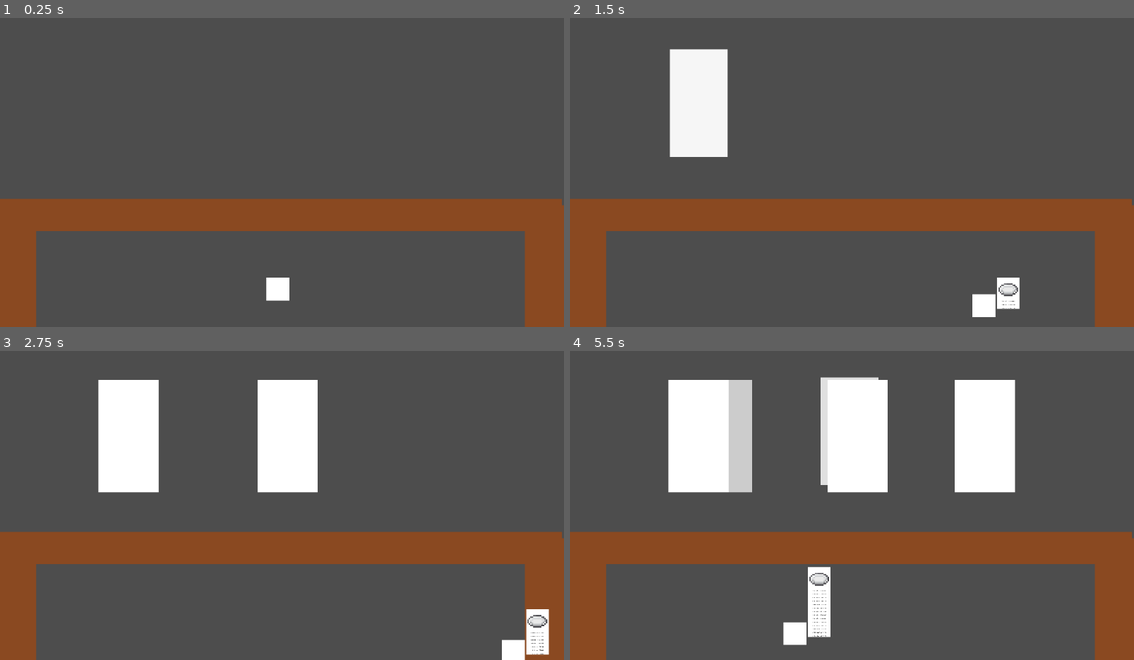
Above: before the commit, frames 1-4 (two rows, left to right).
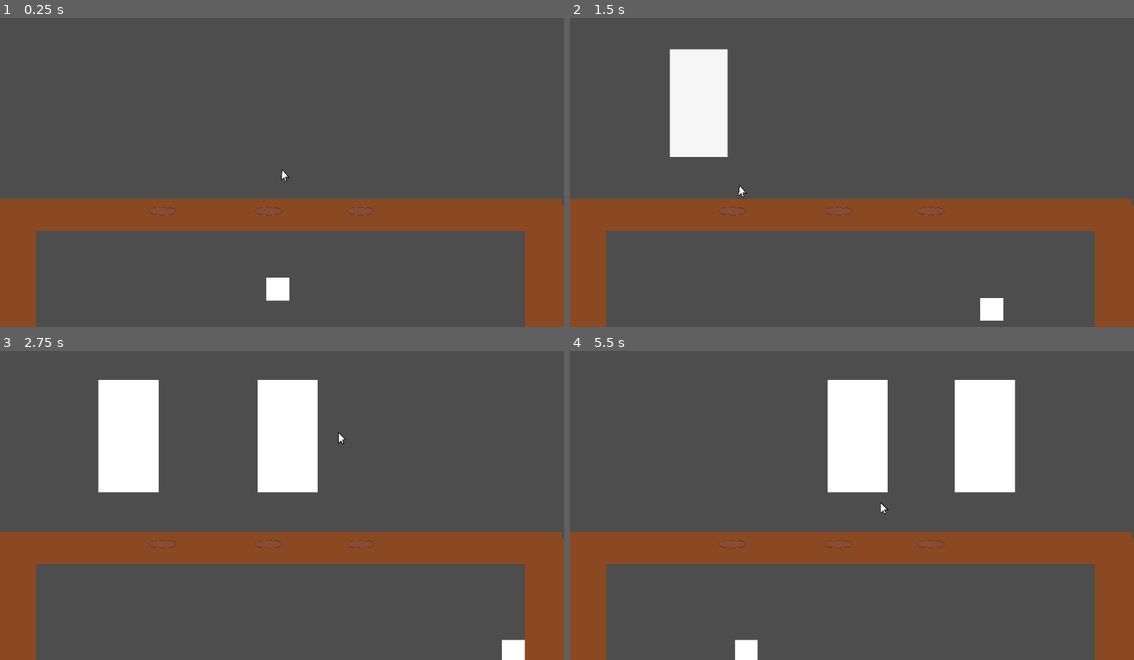
Above: after the commit, the same moments.

Repository: Someoneyeeting/Cookinggame
Game: Godot game, scene res://testscene.tscn
Two runs of this game, one before a commit and one after it. Both use one fixed random seed, a clock stepped at 60 frames per second and the inputs below.
Inputs (mouse positions are in pixels of both pictures, inside the frame that each line leads up to):
- Up to frame 1 (0.25 s): no input
- Up to frame 2 (1.5 s): tap Enter (ui_accept) at 0.5, 0.77, 1.07 s; move the mouse to (976, 153) at 0.52 s; press the mouse at (976, 153) at 0.53 s; hold D (right) 0.53-1.28 s; tap Shift (sprint, bound only after the commit) at 0.8, 1.35 s; move the mouse to (739, 184) at 1.27 s; release the mouse at (739, 184) at 1.28 s; hold S (down) from 1.28 s (still down)
- Up to frame 3 (2.75 s): tap Enter (ui_accept) at 1.52, 1.55, 1.82 s; move the mouse to (338, 431) at 2.02 s; release S (down) at 2.03 s; hold D (right) from 2.03 s (still down); hold Enter (ui_accept) from 2.03 s (still down); click (338, 431) at 2.3 s
- Up to frame 4 (5.5 s): move the mouse to (823, 564) at 2.77 s; release D (right) at 2.78 s; release Enter (ui_accept) at 2.78 s; hold W (up) 2.78-3.53 s; click (823, 564) at 2.85 s; tap Enter (ui_accept) at 3.02, 3.32, 3.77, 3.8, 4.07, 4.52, 4.82 s; tap Shift (sprint, bound only after the commit) at 3.05 s; move the mouse to (1021, 548) at 3.52 s; hold Shift (sprint, bound only after the commit) 3.53-4.28 s; hold A (left) 3.53-5.03 s; move the mouse to (682, 452) at 4.27 s; click (682, 452) at 4.35 s; move the mouse to (880, 502) at 5.02 s; hold S (down) from 5.03 s (still down); hold Shift (sprint, bound only after the commit) from 5.03 s (still down)

The runs differ from the first frame. In frame 1, less than 0.1% of the frame differs, in the area x 26-67%, y 48-64%; in frame 2, 0.7%; in frame 3, 0.7%; in frame 4, 7.5%, in the area x 17-67%, y 8-100%.

Commit message:
some stuff

Diff:
--- a/customer.gd
+++ b/customer.gd
@@ -8,11 +8,14 @@
 	z_index = 1
 
 func out():
-	serving = false
-	$AnimationPlayer.play_backwards(("enter_line"))
+	$outanimation.start()
 
 func enter_line():
 	$AnimationPlayer.play("enter_line")
 
 func _physics_process(delta: float) -> void:
 	$ColorRect.color = lerp($ColorRect.color,Color.WHITE if serving else Color.DARK_GRAY,0.01)
+
+
+func _on_outanimation_timeout() -> void:
+	$ColorRect.visible = not $ColorRect.visible
--- a/customer.tscn
+++ b/customer.tscn
@@ -1,6 +1,33 @@
-[gd_scene load_steps=5 format=3 uid="uid://bdyj043bq4k8a"]
+[gd_scene load_steps=7 format=3 uid="uid://bdyj043bq4k8a"]
 
 [ext_resource type="Script" uid="uid://cywu00c7grb7k" path="res://customer.gd" id="1_7tiyv"]
+
+[sub_resource type="Animation" id="Animation_r8ta2"]
+length = 0.001
+tracks/0/type = "value"
+tracks/0/imported = false
+tracks/0/enabled = true
+tracks/0/path = NodePath("ColorRect:scale")
+tracks/0/interp = 1
+tracks/0/loop_wrap = true
+tracks/0/keys = {
+"times": PackedFloat32Array(0),
+"transitions": PackedFloat32Array(1),
+"update": 0,
+"values": [Vector2(1, 1)]
+}
+tracks/1/type = "value"
+tracks/1/imported = false
+tracks/1/enabled = true
+tracks/1/path = NodePath("ColorRect:modulate")
+tracks/1/interp = 1
+tracks/1/loop_wrap = true
+tracks/1/keys = {
+"times": PackedFloat32Array(0),
+"transitions": PackedFloat32Array(1),
+"update": 0,
+"values": [Color(1, 1, 1, 0)]
+}
 
 [sub_resource type="Animation" id="Animation_7tiyv"]
 resource_name = "enter_line"
@@ -30,38 +57,18 @@
 "values": [Color(1, 1, 1, 0), Color(1, 1, 1, 1)]
 }
 
-[sub_resource type="Animation" id="Animation_r8ta2"]
-length = 0.001
-tracks/0/type = "value"
-tracks/0/imported = false
-tracks/0/enabled = true
-tracks/0/path = NodePath("ColorRect:scale")
-tracks/0/interp = 1
-tracks/0/loop_wrap = true
-tracks/0/keys = {
-"times": PackedFloat32Array(0),
-"transitions": PackedFloat32Array(1),
-"update": 0,
-"values": [Vector2(1, 1)]
-}
-tracks/1/type = "value"
-tracks/1/imported = false
-tracks/1/enabled = true
-tracks/1/path = NodePath("ColorRect:modulate")
-tracks/1/interp = 1
-tracks/1/loop_wrap = true
-tracks/1/keys = {
-"times": PackedFloat32Array(0),
-"transitions": PackedFloat32Array(1),
-"update": 0,
-"values": [Color(1, 1, 1, 0)]
-}
+[sub_resource type="Animation" id="Animation_f7asb"]
+resource_name = "out"
 
 [sub_resource type="AnimationLibrary" id="AnimationLibrary_f7asb"]
 _data = {
 &"RESET": SubResource("Animation_r8ta2"),
-&"enter_line": SubResource("Animation_7tiyv")
+&"enter_line": SubResource("Animation_7tiyv"),
+&"out": SubResource("Animation_f7asb")
 }
+
+[sub_resource type="RectangleShape2D" id="RectangleShape2D_7tiyv"]
+size = Vector2(126, 208)
 
 [node name="Customer" type="Node2D"]
 y_sort_enabled = true
@@ -80,3 +87,14 @@
 libraries = {
 &"": SubResource("AnimationLibrary_f7asb")
 }
+
+[node name="outanimation" type="Timer" parent="."]
+wait_time = 0.2
+
+[node name="click" type="Area2D" parent="." groups=["customer"]]
+
+[node name="CollisionShape2D" type="CollisionShape2D" parent="click"]
+position = Vector2(0, 2)
+shape = SubResource("RectangleShape2D_7tiyv")
+
+[connection signal="timeout" from="outanimation" to="." method="_on_outanimation_timeout"]
--- a/customer_manager.gd
+++ b/customer_manager.gd
@@ -13,9 +13,12 @@
 		return
 	var cus :Customer= cserving.pop_front()
 	cus.out()
+	_on_newcustomer_timeout()
 
 
 func _on_newcustomer_timeout() -> void:
+	if(cserving.size() == 3):
+		return
 	var customer :Customer= CUSTOMER.instantiate()
 	customer.global_position = $Marker2D.global_position
 	customer.global_position.x += (customerind - 1) * 250 + randf_range(-50,50)
@@ -26,8 +29,6 @@
 	waiting.append(customer)
 	customer.z_index = -waiting.size()
 	$customers.add_child(customer)
-	if(waiting.size() > 8):
-		$newcustomer.stop()
 
 func _physics_process(delta: float) -> void:
 	while(cserving.size() < 3 and not waiting.is_empty()):
--- /dev/null
+++ b/globals.gd
@@ -0,0 +1,42 @@
+extends Node2D
+
+
+var player : Player
+var hovering : Area2D
+var mouseprevpos := Vector2.ZERO
+
+
+func _ready() -> void:
+	Input.mouse_mode = Input.MOUSE_MODE_HIDDEN
+func _on_mouse_area_entered(area: Area2D) -> void:
+	hovering = area
+
+	if(area.is_in_group("customer")):
+		$target.show()
+		$target.global_position = area.get_parent().global_position
+	else:
+		$target.hide()
+
+
+func _on_mouse_area_exited(area: Area2D) -> void:
+	if(hovering == area):
+		hovering = null
+	$target.hide()
+
+func _input(event: InputEvent) -> void:
+	if(event.is_action_pressed("leftc")):
+		if(hovering):
+			if(hovering.is_in_group("podium")):
+				player.add_food()
+
+	if(event.is_action_released("leftc")):
+		if(hovering):
+			if(hovering.is_in_group("customer")):
+				hovering.get_parent().out()
+
+func _process(delta: float) -> void:
+	var mousemovedir = get_global_mouse_position() - mouseprevpos
+	$mouse/cursor.rotation = lerp_angle($mouse/cursor.rotation,mousemovedir.angle() + 3.14/2,0.6 * mousemovedir.length() / 30)
+	$mouse/cursor.rotation = lerp_angle($mouse/cursor.rotation,0,0.2)
+	$mouse.global_position = get_global_mouse_position()
+	mouseprevpos = $mouse.global_position
--- a/globals.tscn
+++ b/globals.tscn
@@ -1,10 +1,28 @@
-[gd_scene load_steps=2 format=3 uid="uid://bsd34n3og4bsj"]
+[gd_scene load_steps=5 format=3 uid="uid://bsd34n3og4bsj"]
+
+[ext_resource type="Script" uid="uid://hfqbrglml7cf" path="res://globals.gd" id="1_f6yec"]
+[ext_resource type="Texture2D" uid="uid://df0y7an1ba47y" path="res://pngwing.com.png" id="2_ic2bg"]
+[ext_resource type="PackedScene" uid="uid://de32jgkwu06x5" path="res://target.tscn" id="3_pw6g4"]
 
 [sub_resource type="CircleShape2D" id="CircleShape2D_eoq6h"]
 
 [node name="Globals" type="Node2D"]
+script = ExtResource("1_f6yec")
 
 [node name="mouse" type="Area2D" parent="."]
 
+[node name="cursor" type="Sprite2D" parent="mouse"]
+z_index = 4096
+position = Vector2(-5.96046e-08, 2.38419e-07)
+scale = Vector2(0.0250131, 0.0250131)
+texture = ExtResource("2_ic2bg")
+offset = Vector2(341.019, 525.687)
+
 [node name="CollisionShape2D" type="CollisionShape2D" parent="mouse"]
 shape = SubResource("CircleShape2D_eoq6h")
+
+[node name="target" parent="." instance=ExtResource("3_pw6g4")]
+position = Vector2(-113, 56)
+
+[connection signal="area_entered" from="mouse" to="." method="_on_mouse_area_entered"]
+[connection signal="area_exited" from="mouse" to="." method="_on_mouse_area_exited"]
--- a/player.gd
+++ b/player.gd
@@ -1,7 +1,10 @@
 extends CharacterBody2D
-
+class_name Player
 
 @export var move_speed : float = 200
+
+func add_food():
+	$plate.add_ingridiant()
 
 func _handle_move():
 	var dir : Vector2 = Vector2.ZERO
@@ -13,7 +16,8 @@
 	if(dir.length() == 0):
 		velocity = lerp(velocity,Vector2.ZERO,0.2)
 	else:
-		velocity = lerp(velocity,dir * move_speed,0.09)
+		var sprint = Input.is_action_pressed("sprint")
+		velocity = lerp(velocity,dir * move_speed * (1.6 if sprint else 1),0.09)
 
 
 	move_and_slide()
@@ -26,8 +30,9 @@
 
 func _input(event: InputEvent) -> void:
 	if(event.is_action_pressed("ui_accept")):
-		$plate.add_ingridiant()
+		pass
 
 func _physics_process(delta: float) -> void:
+	Globals.player = self
 	_handle_move()
 	_handle_throw()
--- /dev/null
+++ b/podium.gd
@@ -0,0 +1 @@
+extends Node2D
--- a/podium.tscn
+++ b/podium.tscn
@@ -1,17 +1,22 @@
-[gd_scene load_steps=3 format=3 uid="uid://cts1uyl7lbf1g"]
+[gd_scene load_steps=4 format=3 uid="uid://cts1uyl7lbf1g"]
 
 [ext_resource type="Texture2D" uid="uid://cre1nvg2axkc1" path="res://80188e8a8488c4773c0ec41842a3c830_t-removebg-preview.png" id="1_hqaaq"]
+[ext_resource type="Script" uid="uid://dbkgpfxpw1ftp" path="res://podium.gd" id="1_pxmsk"]
 
 [sub_resource type="CircleShape2D" id="CircleShape2D_hqaaq"]
 radius = 21.2132
 
 [node name="podium" type="Node2D"]
+script = ExtResource("1_pxmsk")
 
 [node name="sprite" type="Sprite2D" parent="."]
 scale = Vector2(0.168784, 0.168784)
 texture = ExtResource("1_hqaaq")
 
-[node name="click" type="Area2D" parent="."]
+[node name="click" type="Area2D" parent="." groups=["podium"]]
 
 [node name="CollisionShape2D" type="CollisionShape2D" parent="click"]
 shape = SubResource("CircleShape2D_hqaaq")
+
+[connection signal="mouse_entered" from="click" to="." method="_on_click_mouse_entered"]
+[connection signal="mouse_exited" from="click" to="." method="_on_click_mouse_exited"]
--- a/project.godot
+++ b/project.godot
@@ -18,6 +18,11 @@
 [autoload]
 
 Globals="*res://globals.tscn"
+
+[global_group]
+
+customer=""
+podium=""
 
 [input]
 
@@ -46,6 +51,11 @@
 "events": [Object(InputEventMouseButton,"resource_local_to_scene":false,"resource_name":"","device":-1,"window_id":0,"a …(258 unchanged characters)…
 ]
 }
+sprint={
+"deadzone": 0.2,
+"events": [Object(InputEventKey,"resource_local_to_scene":false,"resource_name":"","device":-1,"window_id":0,"alt_pressed":false,"shift_pressed":false,"ctrl_pressed":false,"meta_pressed":false,"pressed":false,"keycode":0,"physical_keycode":4194325,"key_label":0,"unicode":0,"location":0,"echo":false,"script":null)
+]
+}
 
 [rendering]
 
--- /dev/null
+++ b/target.tscn
@@ -0,0 +1,55 @@
+[gd_scene load_steps=4 format=3 uid="uid://de32jgkwu06x5"]
+
+[sub_resource type="GDScript" id="GDScript_3hr3o"]
+script/source = "extends Node2D
+
+
+
+func _physics_process(delta: float) -> void:
+	rotation += 0.01
+"
+
+[sub_resource type="Shader" id="Shader_3hr3o"]
+code = "shader_type canvas_item;
+
+
+uniform float crossize = 0.1;
+uniform float squaresize = 0.1;
+
+void vertex() {
+	// Called for every vertex the material is visible on.
+}
+
+void fragment() {
+	if(UV.x > crossize && UV.x < 1. - crossize || UV.y > crossize && UV.y < 1. - crossize){
+		COLOR.a = 0.0;
+	}
+	if(UV.x > squaresize && UV.x < 1. - squaresize && UV.y > squaresize && UV.y < 1. - squaresize){
+		COLOR.a = 0.0;
+	}
+}
+
+//void light() {
+//	// Called for every pixel for every light affecting the CanvasItem.
+//	// Uncomment to replace the default light processing function with this one.
+//}
+"
+
+[sub_resource type="ShaderMaterial" id="ShaderMaterial_t2jmu"]
+shader = SubResource("Shader_3hr3o")
+shader_parameter/crossize = 0.22
+shader_parameter/squaresize = 0.07
+
+[node name="target" type="Node2D"]
+script = SubResource("GDScript_3hr3o")
+
+[node name="ColorRect" type="ColorRect" parent="."]
+z_index = 145
+material = SubResource("ShaderMaterial_t2jmu")
+offset_left = -20.0
+offset_top = -22.0
+offset_right = 20.0
+offset_bottom = 18.0
+scale = Vector2(2.32639, 2.32639)
+pivot_offset = Vector2(20, 22)
+color = Color(0.839456, 0.174948, 0, 1)
--- a/testscene.tscn
+++ b/testscene.tscn
@@ -1,8 +1,9 @@
-[gd_scene load_steps=4 format=3 uid="uid://b6xss2pyvosu0"]
+[gd_scene load_steps=5 format=3 uid="uid://b6xss2pyvosu0"]
 
 [ext_resource type="PackedScene" uid="uid://c0lyfd8pu4t2a" path="res://customer_manager.tscn" id="1_jotil"]
 [ext_resource type="PackedScene" uid="uid://6nbo85ja31eo" path="res://player.tscn" id="2_612pj"]
 [ext_resource type="PackedScene" uid="uid://bfrxi0adyk11w" path="res://obst.tscn" id="3_612pj"]
+[ext_resource type="PackedScene" uid="uid://cts1uyl7lbf1g" path="res://podium.tscn" id="4_asog6"]
 
 [node name="testscene" type="Node2D"]
 
@@ -31,3 +32,12 @@
 [node name="Camera2D" type="Camera2D" parent="."]
 position = Vector2(580, 323)
 rotation = -3.14159
+
+[node name="podium" parent="." instance=ExtResource("4_asog6")]
+position = Vector2(336, 410)
+
+[node name="podium2" parent="." instance=ExtResource("4_asog6")]
+position = Vector2(741, 410)
+
+[node name="podium3" parent="." instance=ExtResource("4_asog6")]
+position = Vector2(553, 410)
Not shown, added: globals.gd.uid
Binary file added: pngwing.com.png
Not shown, added: pngwing.com.png.import
Not shown, added: podium.gd.uid
